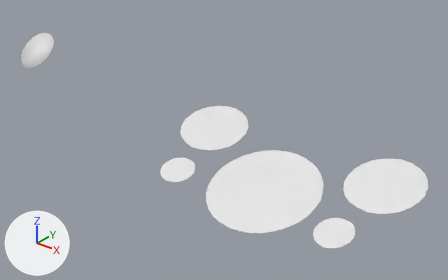
Two versions of the OBJ model Bugatti Veyron extra part/speedo_textured.obj, one commit apart.
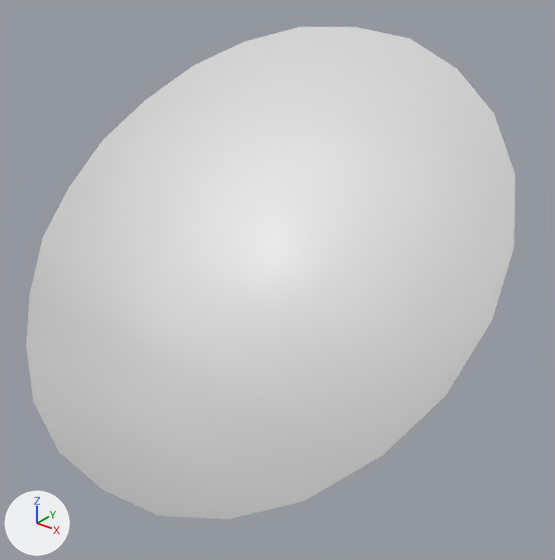
Each version is shown whole from a camera (50 mm lens) standing at (27.55, -50.61, -23.18) and looking at (12.46, -31.75, -34.88), then close up from a camera (50 mm lens) standing at (1.9, -34.15, -32.04) and looking at (0.13, -31.94, -33.41). Lighting does not change. The marker at lower left points along +X, +Y and +Z. Where no turn or scale is listed for an object, it has been applied to the vertices.

Before the edit, the objects in view are built like this:
```python
me_kit3_interior_geo_loda_011 = bpy.data.meshes.new('Kit3_Interior_Geo_lodA.011')
me_kit3_interior_geo_loda_011.from_pydata(...)  # 149 vertices, 142 faces; spans x -1.1..21.4, y -35.8..-30.4, z -35.8..-32.5
ob_kit3_interior_geo_loda_011 = bpy.data.objects.new('Kit3_Interior_Geo_lodA.011', me_kit3_interior_geo_loda_011)
ob_kit3_interior_geo_loda_011.location = (0.0, 0.0, 0.0)
```
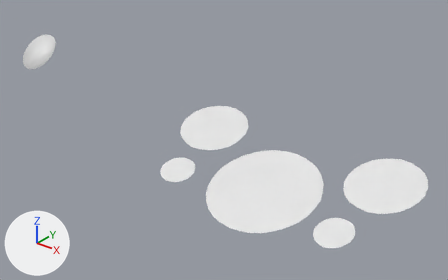
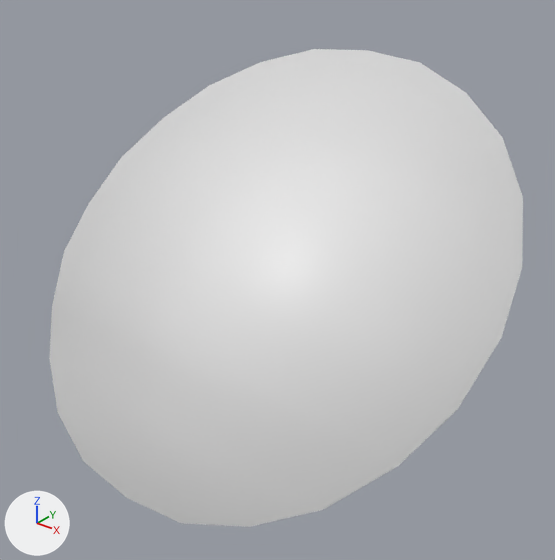
The change, as a list of edits to the scene's bpy script:
```text
Change me_kit3_interior_geo_loda_011:
    where me_kit3_interior_geo_loda_011.from_pydata(...)  # 149 vertices, 142 faces; spans x -1.1..21.4, y -35.8..-30.4, z -35.8..-32.5
    used by ob_kit3_interior_geo_loda_011; location = (0.0, 0.0, 0.0)
    me_kit3_interior_geo_loda_011 part 1: the loose piece of 24 vertices spanning x -1.1..1.1, y -32.8..-31.2, z -34.0..-32.5 is moved by (0.0, 0.1, -0.1)
```

Boxes [x1, y1, x2, y2] around the edits, measured in the close-ups (555 x 560 px):
'Kit3_Interior_Geo_lodA.011', reshaped
    before: [26, 27, 515, 519]
    after: [49, 49, 523, 527]
